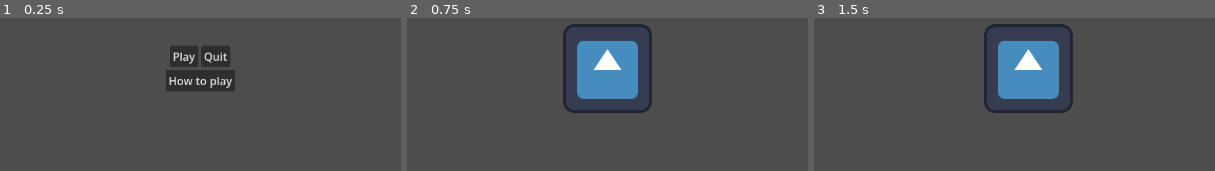
Above: before the commit, frames 1-3 (left to right).
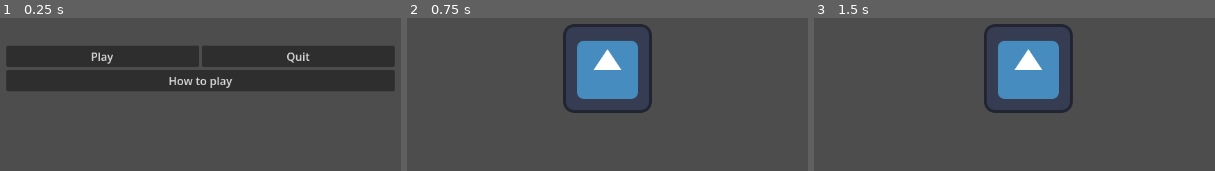
Above: after the commit, the same moments.

Repository: GlitchedSalad/global-game-jam-2026
Game: Godot game, scene res://src/scenes/level/menu.tscn
Same seed, same stepped clock (60 frames per second), same inputs: the game is played once before the commit and once after it. The project has no main scene, so this scene is started directly. The engine's default icon, where the game draws it, is replaced by a stand-in: a white triangle on a blue panel in a dark square.
Inputs:
- Up to frame 1 (0.25 s): no input
- Up to frame 2 (0.75 s): click "Play" at 0.5 s
- Up to frame 3 (1.5 s): tap Enter at 1.25 s; hold D (Right) from 1.28 s (still down)

The runs differ from the first frame. In frame 1, 22% of the frame differs, in the area x 1-99%, y 18-48%; in frame 2, nothing differs; in frame 3, nothing differs.

Commit message:
menu quit button

Diff:
--- a/src/scenes/level/menu.tscn
+++ b/src/scenes/level/menu.tscn
@@ -13,10 +13,10 @@
 anchor_top = 0.5
 anchor_right = 0.5
 anchor_bottom = 0.5
-offset_left = -50.0
-offset_top = -33.0
-offset_right = 50.0
-offset_bottom = 33.0
+offset_left = -280.303
+offset_top = -185.0
+offset_right = 280.30298
+offset_bottom = 185.0
 grow_horizontal = 2
 grow_vertical = 2
 alignment = 1
@@ -27,10 +27,12 @@
 
 [node name="PlayButton" type="Button" parent="CanvasLayer/VBoxContainer/HBoxContainer" unique_id=1365747607]
 layout_mode = 2
+size_flags_horizontal = 3
 text = "Play"
 
 [node name="QuitButton" type="Button" parent="CanvasLayer/VBoxContainer/HBoxContainer" unique_id=1830654802]
 layout_mode = 2
+size_flags_horizontal = 3
 text = "Quit"
 
 [node name="HelpButton" type="Button" parent="CanvasLayer/VBoxContainer" unique_id=1537824816]
--- a/src/scripts/level/menu.gd
+++ b/src/scripts/level/menu.gd
@@ -9,7 +9,7 @@
 	pass
 
 func _on_quit_button_pressed() -> void:
-	pass
+	get_tree().quit()
 
 func _on_play_button_pressed() -> void:
 	Global.change_scene(main_scene)
Not shown, added: src/assets/sprites/pickups/xp orb.png.import
